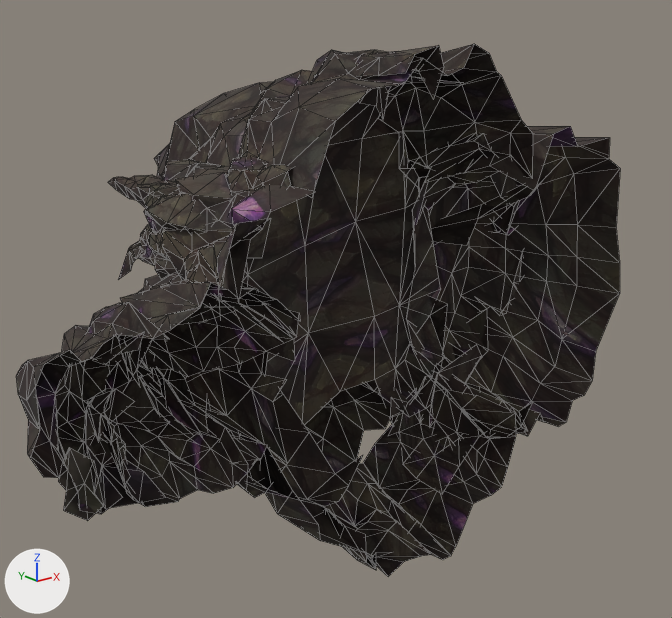
A saved change to the OBJ model sceneobjs/juqing_yewai_573/juqing_yewai_573_stone01.obj.
Rendered twice from a camera (50 mm lens) standing at (-4013.0, -8621.0, 2143.0) and looking at (768.0, -2645.0, -248.0). Every picture has the same lights, and +X, +Y and +Z are marked at lower left. Mesh edges are drawn as thin lines. Where no turn or scale is listed for an object, it has been applied to the vertices.

The first picture shows 'juqing_yewai_573_stone01'.
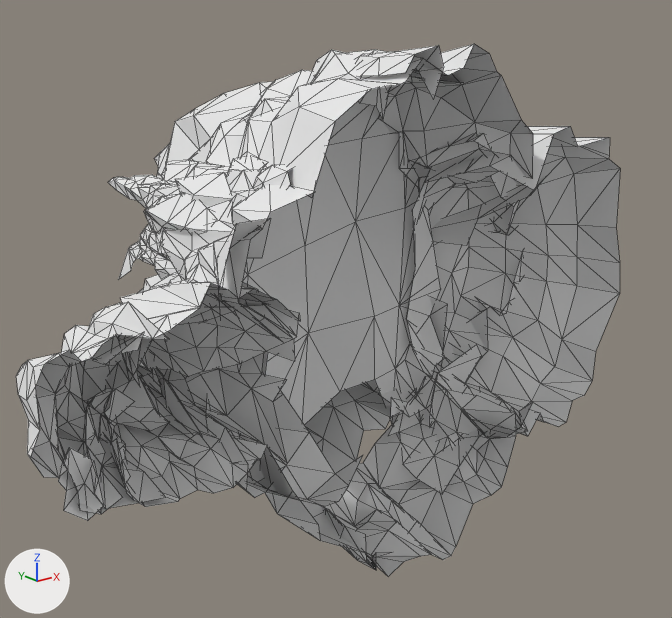
Boxes [x1, y1, x2, y2] around the edits, measured in the pictures (672 x 618 px):
'juqing_yewai_573_stone01', recoloured (black to grey): [16, 44, 620, 577] in both

The change, as a list of edits to the scene's bpy script:
```text
Add mat_material_1_1:
    mat_material_1_1 = principled_material('material_1')
    mat_material_1_1.base_color = (0.8, 0.8, 0.8)  # white #e7e7e7
    mat_material_1_1.roughness = 1.0
Change me_juqing_yewai_573_stone01:
    where me_juqing_yewai_573_stone01.from_pydata(...)  # 1747 vertices, 2739 faces; spans x -2471.0..2767.0, y -4090.0..-9.0, z -1973.0..1973.0
    remove me_juqing_yewai_573_stone01.materials.append(mat_material_1)  # picture img_juqing_yewai_573_stone01_01_png
    add me_juqing_yewai_573_stone01.materials.append(mat_material_1_1)  # white #e7e7e7
```
